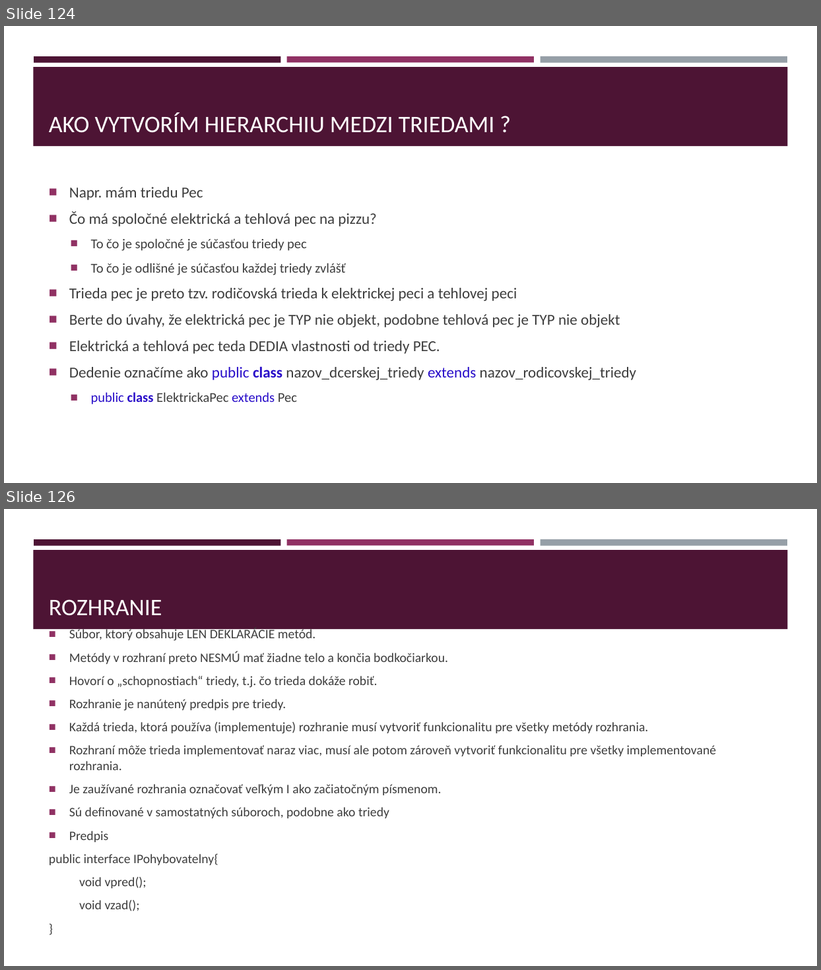
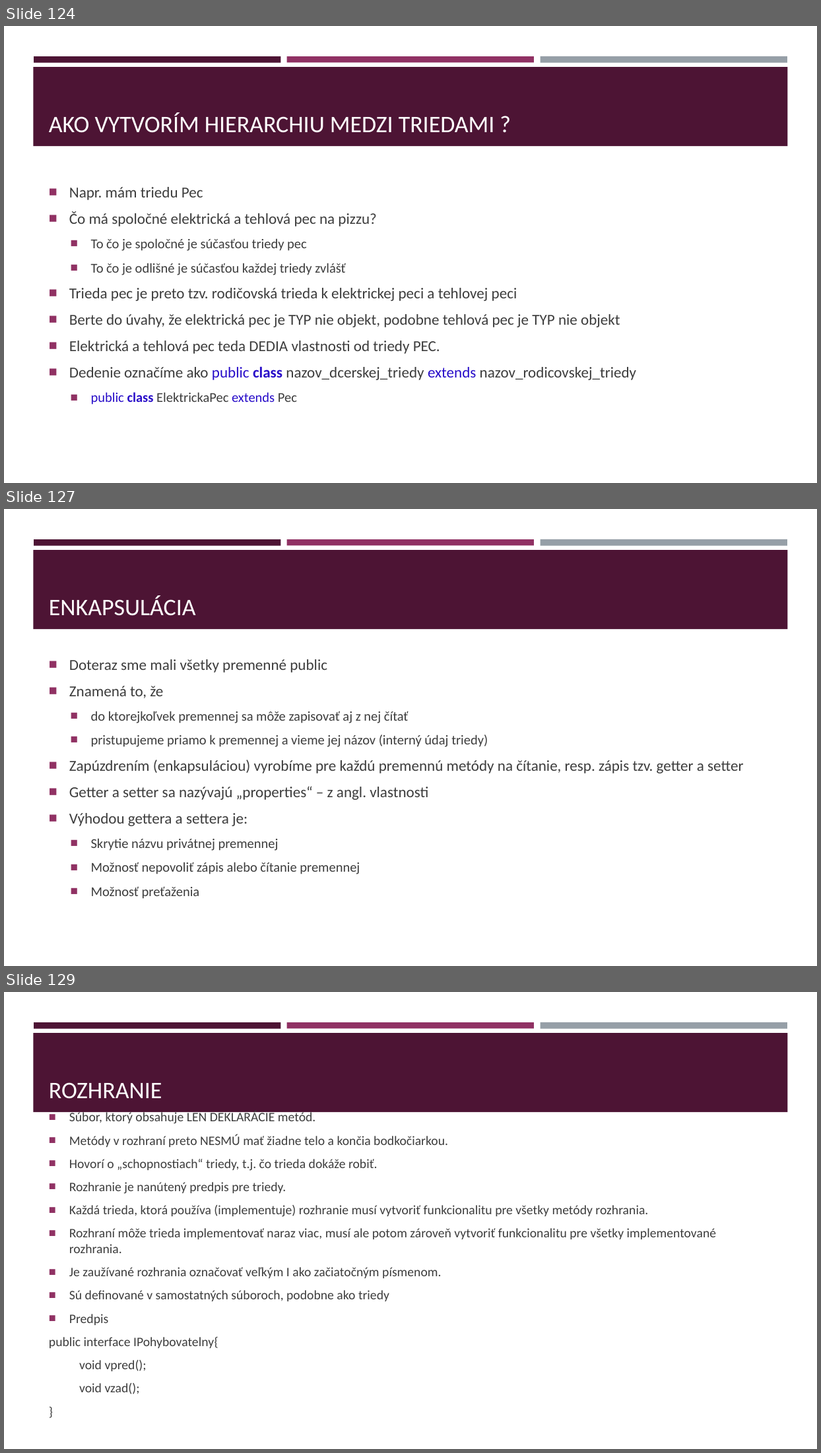
Before and after one commit to gasparv/java-class-basics, a slide deck: JavaZaklady-skolenie.pptx. Shown one above the other, each under a label of ours: slides 124 and 126 before the commit, slides 124, 127 and 129 after it; the slides between them are not shown. The pictures are 821x970 and 821x1453 pixels, drawn with LibreOffice and Linux fonts; fonts in the diff are those of the drawing. Boxes give left, top, right and bottom in pixels: in the first picture for what was removed or moved away, otherwise in the second. Text is boxed around its words. In the diff, an @@ line names an element or a change of style, - is before the commit and + after.

```diff
--- a/JavaZaklady-skolenie.pptx
+++ b/JavaZaklady-skolenie.pptx
@@ slide 127 added at (4,509,817,966), background #FFFFFF; not listed: 4 template elements that a slide beside it also shows @@
@@ title added at (49,595,196,616), 28 pt, text #FFFFFF @@
+ENKAPSULÁCIA
@@ text added at (69,659,743,899), 18 pt, text #3D3D3D @@
+■ Doteraz sme mali všetky premenné public
+■ Znamená to, že
+  ■ do ktorejkoľvek premennej sa môže zapisovať aj z nej čítať
+  ■ pristupujeme priamo k premennej a vieme jej názov (interný údaj triedy)
+■ Zapúzdrením (enkapsuláciou) vyrobíme pre každú premennú metódy na čítanie, resp. zápis tzv. getter a setter
+■ Getter a setter sa nazývajú „properties“ – z angl. vlastnosti
+■ Výhodou gettera a settera je:
+  ■ Skrytie názvu privátnej premennej
+  ■ Možnosť nepovoliť zápis alebo čítanie premennej
+  ■ Možnosť preťaženia
@@ what was slide 126 is now slide 129 @@
```
Also in this commit, not shown: 7 slides changed, 22 other slides added.
